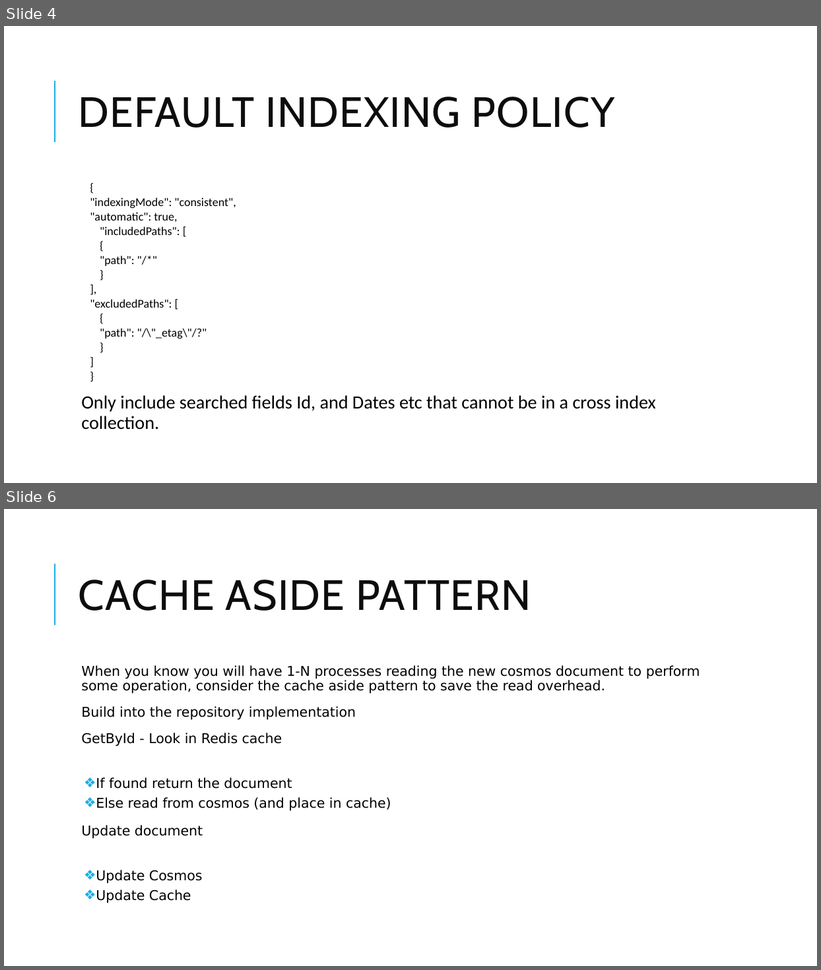
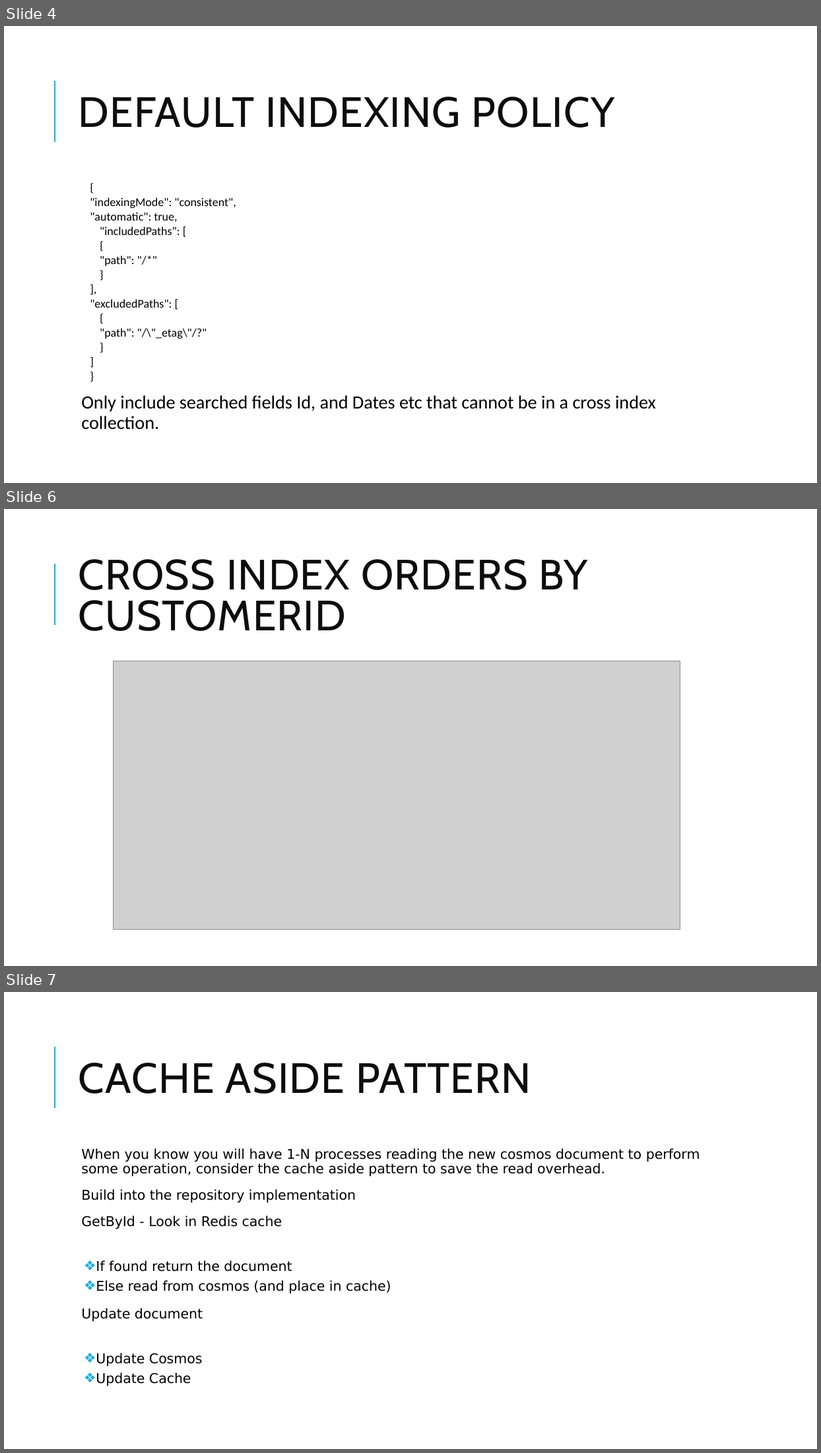
Before and after one commit to maryfromcolorado/CosmosDeepDive, a slide deck: Cosmos Deep Dive.pptx. Shown one above the other, each under a label of ours: slides 4 and 6 before the commit, slides 4, 6 and 7 after it; the slides between them are not shown. The pictures are 821x970 and 821x1453 pixels, drawn with LibreOffice and Linux fonts; fonts in the diff are those of the drawing; grey boxes stand for pictures. Boxes give left, top, right and bottom in pixels: in the first picture for what was removed or moved away, otherwise in the second. Text is boxed around its words. In the diff, an @@ line names an element or a change of style, - is before the commit and + after.

```diff
--- a/Cosmos Deep Dive.pptx
+++ b/Cosmos Deep Dive.pptx
@@ slide 6 added at [4,509,817,966], background #FFFFFF; not listed: 1 template element that a slide beside it also shows @@
@@ title added at [79,559,588,631], 50 pt, text #0D0D0D @@
+CROSS INDEX ORDERS BY CUSTOMERID
@@ picture added at [113,661,680,930] @@
@@ what was slide 6 is now slide 7 @@
```
Also in this commit, not shown: 3 slides changed.
